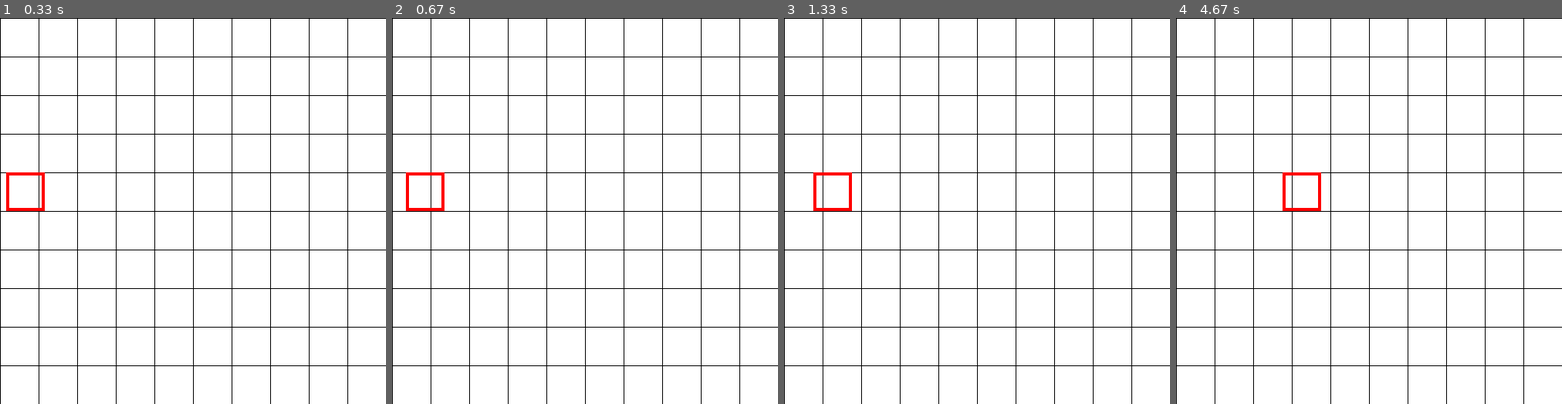
Above: before the commit, frames 1-4 (left to right).
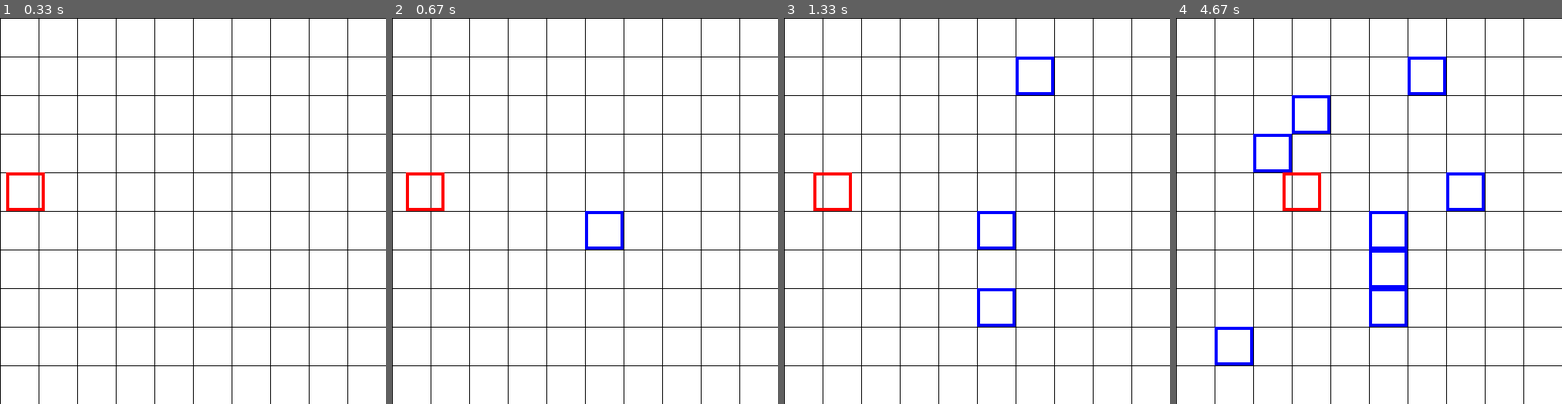
Above: after the commit, the same moments.

Repository: randompast/Tower-Defense-pygame
Game: pygame game, started from main.py
Two runs of this game, one before a commit and one after it. Both use one fixed random seed, a clock stepped at 60 frames per second and the inputs below.
Inputs (mouse positions are in pixels of both pictures, inside the frame that each line leads up to):
- Up to frame 1 (0.33 s): no input
- Up to frame 2 (0.67 s): click (585, 211) at 0.38 s
- Up to frame 3 (1.33 s): click (1015, 295) at 0.72 s; click (1034, 75) at 1.05 s
- Up to frame 4 (4.67 s): click (1276, 133) at 1.38 s; click (1372, 253) at 1.72 s; click (1314, 129) at 2.05 s; click (1469, 176) at 2.38 s; click (1253, 353) at 4.55 s

Frame 1 is identical in both runs. In frame 2, 0.3% of the frame differs, in the area x 50-60%, y 50-60%; in frame 3, 0.9%; in frame 4, 2.4%, in the area x 10-80%, y 10-90%.

Commit message:
added tower spawning with debugging statement upon mouse click

Diff:
--- a/events.py
+++ b/events.py
@@ -1,6 +1,6 @@
 import pygame, sys
 from pygame.locals import *
-
+from tower import tower_spawner
 
 def event_handler(pyg):
     for event in pygame.event.get():
@@ -9,4 +9,5 @@
             sys.exit()
         if event.type == pygame.MOUSEBUTTONDOWN:
             pos = pygame.mouse.get_pos()
-            print( pos, [ pos[0]//pyg["SIZE"][0] ,  pos[1]//pyg["SIZE"][1] ] )
+            # print( pos, [ x, y ] )
+            tower_spawner(pyg, pos)
--- a/gameloop.py
+++ b/gameloop.py
@@ -17,4 +17,6 @@
         e.draw(pyg)
         e.update(pyg)
 
+        for i,tower in enumerate(pyg['towers']):
+            tower.draw(pyg)
         pyg['FramePerSec'].tick(pyg['FPS'])
--- a/init.py
+++ b/init.py
@@ -26,4 +26,9 @@
     clear(pyg)
     pygame.display.set_caption('Tower Defense')
 
+    sw,sh = pyg['SCREENSIZE']
+    gw,gh = pyg['SIZE']
+    pyg['grid'] = [[0]*(sh//gh)]*(sw//gw)
+    pyg['towers'] = []
+
     return pyg
--- a/tower.py
+++ b/tower.py
@@ -1,3 +1,14 @@
+import pygame
+
+def tower_spawner(pyg, pos):
+    gw, gh = pyg['SIZE']
+    x, y = pos[0]//gw,  pos[1]//gh
+    if not pyg['grid'][x][y]:
+        pos = [x*gw, y*gh]
+        pyg['towers'] += [tower(1, 2, pos)]
+        pyg['grid'][x][y] = 1
+        print(f'added tower at {x},{y}')
+
 class tower():
     def __init__(self, damage, health, pos):
         self.damage = damage
